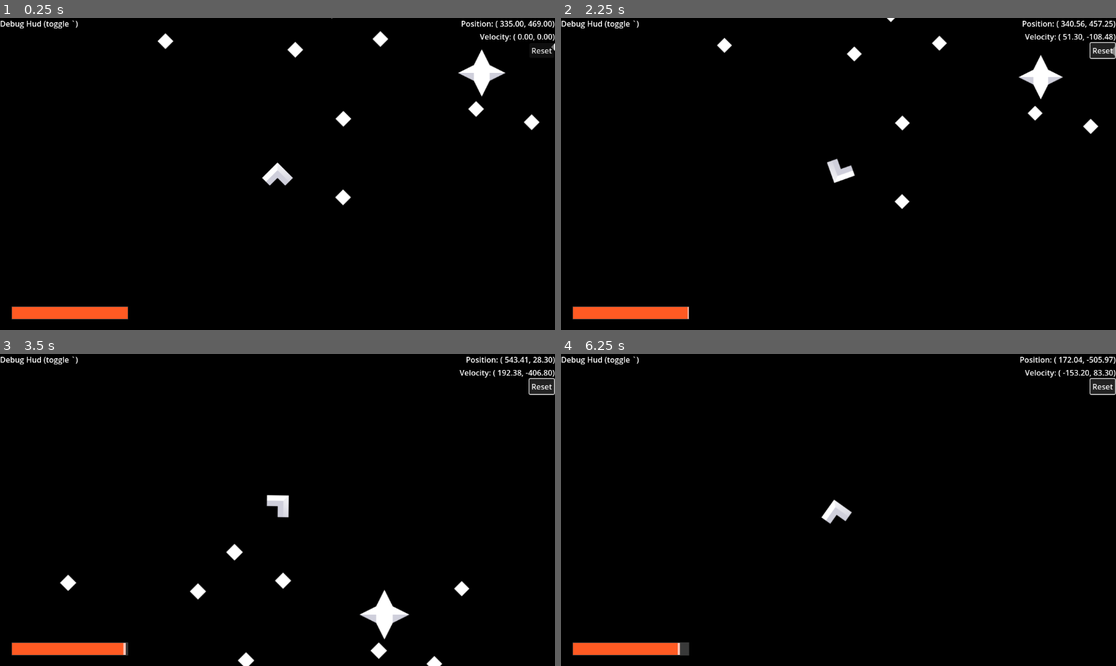
Above: before the commit, frames 1-4 (two rows, left to right).
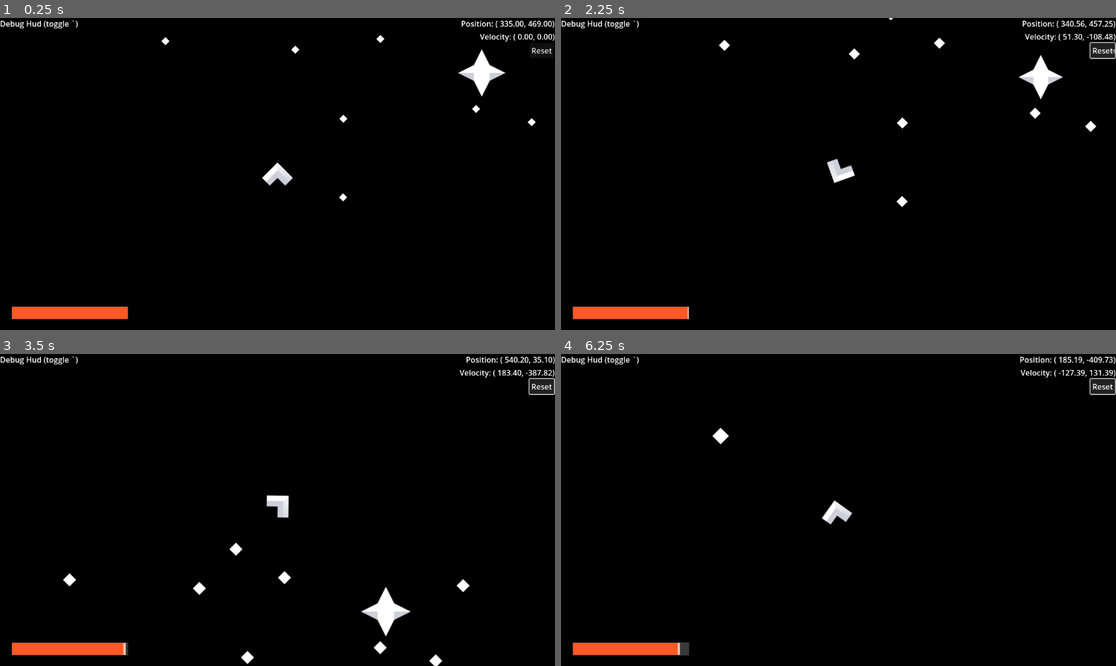
Above: after the commit, the same moments.

Repository: SpaceDemonMars/Spaceship-Slinger
Game: Godot game, scene res://Scenes/dev_testing.tscn
Same seed, same stepped clock (60 frames per second), same inputs: the game is played once before the commit and once after it.
Inputs:
- Up to frame 1 (0.25 s): no input
- Up to frame 2 (2.25 s): hold Right (Right) 0.53-1.25 s; click "Reset" at 1.25 s; hold Down (ThrustBackwards) from 2.03 s (still down)
- Up to frame 3 (3.5 s): release Down (ThrustBackwards) at 2.78 s; hold Right (Right) from 2.78 s (still down)
- Up to frame 4 (6.25 s): release Right (Right) at 3.53 s; hold Down (ThrustBackwards) 3.53-4.28 s; hold Left (Left) 4.28-5.78 s; hold Down (ThrustBackwards) from 5.78 s (still down)

The runs differ from the first frame. In frame 1, 0.5% of the frame differs, in the area x 28-100%, y 0-61%; in frame 2, 0.3%; in frame 3, 0.9%, in the area x 10-100%, y 0-100%; in frame 4, 0.4%.

Commit message:
Background Dynamic Stars

Diff:
--- a/starship-slinger/Objects/obj_backgroundStar.tscn
+++ b/starship-slinger/Objects/obj_backgroundStar.tscn
@@ -8,5 +8,10 @@
 script = ExtResource("1_rpxw0")
 
 [node name="Sprite2D" type="Sprite2D" parent="."]
+scale = Vector2(0.5, 0.5)
 texture = ExtResource("2_rqfqx")
 script = ExtResource("3_rqfqx")
+
+[node name="VisibleOnScreenNotifier2D" type="VisibleOnScreenNotifier2D" parent="."]
+
+[connection signal="screen_exited" from="VisibleOnScreenNotifier2D" to="." method="_on_visible_on_screen_notifier_2d_screen_exited"]
--- a/starship-slinger/Scenes/dev_testing.tscn
+++ b/starship-slinger/Scenes/dev_testing.tscn
@@ -9,6 +9,7 @@
 [node name="DevTesting" type="Node2D"]
 
 [node name="ObjBackgroundStars" parent="." instance=ExtResource("5_travu")]
+starCount = 10
 
 [node name="ObjPlayer" parent="." instance=ExtResource("1_he8rk")]
 position = Vector2(335, 469)
--- a/starship-slinger/Scripts/background_manager.gd
+++ b/starship-slinger/Scripts/background_manager.gd
@@ -1,6 +1,8 @@
 extends Node2D
 
 @export var starCount : int = 10
+@export var starSkewstr := .001
+@export var skewSpeed = 600
 var star := preload("res://Objects/obj_backgroundStar.tscn")
 
 # Called when the node enters the scene tree for the first time.
@@ -11,4 +13,14 @@
 
 # Called every frame. 'delta' is the elapsed time since the previous frame.
 func _physics_process(delta: float) -> void:
-	pass
+	var playerSpeed = $"../ObjPlayer".velocity.length()
+	var playerDir = $"../ObjPlayer".velocity.angle()
+	var stars = get_children()
+	if playerSpeed >= skewSpeed:
+		for s in stars:
+			s.rotation = playerDir
+			s.scale.x = playerSpeed * starSkewstr
+	elif playerSpeed <= skewSpeed:
+		for s in stars:
+			s.rotation = 0
+			s.scale = Vector2.ONE
--- a/starship-slinger/Scripts/background_star.gd
+++ b/starship-slinger/Scripts/background_star.gd
@@ -1,13 +1,27 @@
 extends Node2D
+
+var spawnRange = 256 + 128
+@export var doRelocate := true
 
 # Called when the node enters the scene tree for the first time.
 func _ready() -> void:
-	var screen = get_viewport_rect()
-	var newX = randf_range(screen.position.x,screen.end.x)
-	var newY = randf_range(screen.position.y,screen.end.y)
-	self.position = Vector2(newX,newY)
+	if doRelocate:
+		var screen = get_viewport_rect()
+		var newX = randf_range(screen.position.x,screen.end.x)
+		var newY = randf_range(screen.position.y,screen.end.y)
+		self.position = Vector2(newX,newY)
 
+func _on_visible_on_screen_notifier_2d_screen_exited() -> void:
+	if doRelocate:
+		var player = get_parent().get_parent().get_child(1)
+		var playerDir = player.velocity.normalized()
+		var playerPos = player.position
+		var screen = get_viewport_rect()
 
-# Called every frame. 'delta' is the elapsed time since the previous frame.
-func _process(delta: float) -> void:
-	pass
+		var newPosCenter = playerPos + playerDir * screen.size.x
+		var newPos : Vector2
+		newPos.x = randf_range(newPosCenter.x - spawnRange, newPosCenter.x + spawnRange)
+		newPos.y = randf_range(newPosCenter.y - spawnRange, newPosCenter.y + spawnRange)
+
+		position = newPos
+		print(newPos)
--- a/starship-slinger/Scripts/player_movement.gd
+++ b/starship-slinger/Scripts/player_movement.gd
@@ -6,7 +6,7 @@
 var fuelCurrent = fuelTotal
 var fuelLoss = 5
 @onready var GameplayHud = $"../GameplayHud" #move this to gameManager when made
-var inputVec : Vector2
+
 
 var gravityStr = 0 #So that planets are not effected by the ship's gravity
 var gravityHomeList: Array[Node2D]
@@ -27,6 +27,7 @@
 		rotate(turnDir * shipTurnRate * delta)
 
 	#Forward motion
+	var inputVec : Vector2
 	if fuelCurrent > 0 and Input.is_action_pressed("Thruster"):
 		inputVec = Vector2(0, Input.get_axis("ThrustForward","ThrustBackwards"))
 		self.velocity += inputVec.rotated(rotation) * shipAccel
@@ -35,7 +36,6 @@
 			GameplayHud.setFuel(fuelCurrent)
 
 	#Space friction and gravity from planets
-
 	var gravityEffect := Vector2.ZERO
 	for g in gravityStrList.size():
 		var curGravStr = gravityStrList[g]
@@ -44,8 +44,8 @@
 		gravityEffect += curGravVec * curGravStr
 	velocity += gravityEffect
 
-	if inputVec.y == 0 && gravityEffect != Vector2.ZERO:
-		velocity = velocity.move_toward(Vector2.ZERO, 4)
+	if inputVec.y == 0 && gravityEffect == Vector2.ZERO:
+		velocity = velocity.move_toward(Vector2.ZERO, 0.5)
 
 	move_and_slide()
 
